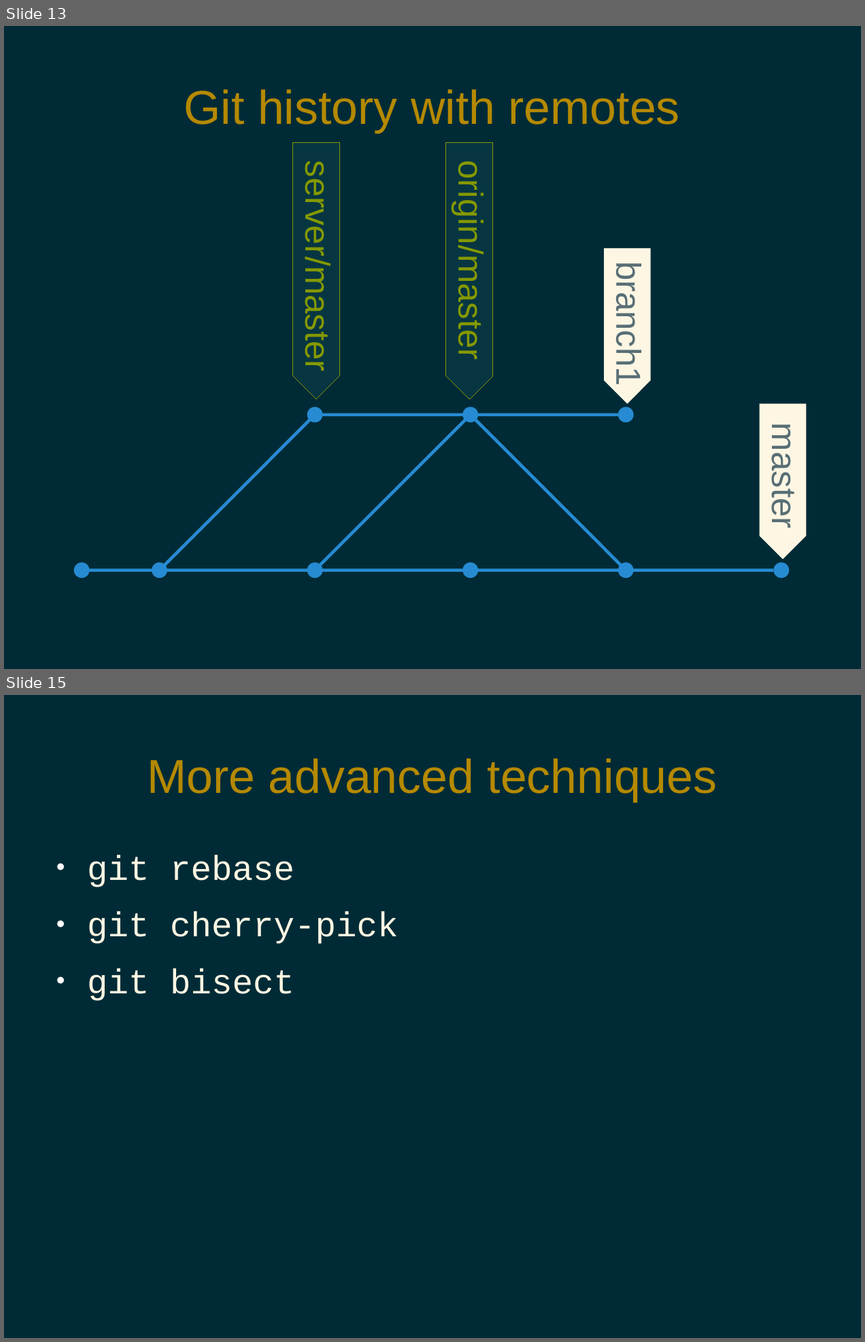
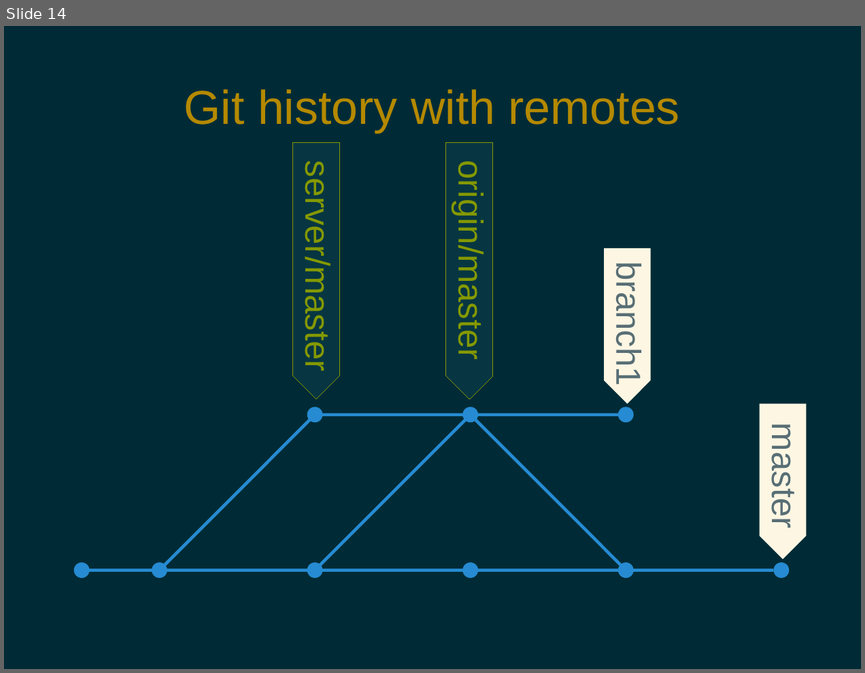
Before and after one commit to pdg137/gitpres, a slide deck: advanced.odp. Shown one above the other, each under a label of ours: slides 13 and 15 before the commit, slide 14 after it; the slides between them are not shown. The pictures are 865x1342 and 865x673 pixels, drawn with LibreOffice and Linux fonts; fonts in the diff are those of the drawing. Boxes give left, top, right and bottom in pixels: in the first picture for what was removed or moved away, otherwise in the second. Text is boxed around its words. In the diff, an @@ line names an element or a change of style, - is before the commit and + after.

```diff
--- a/advanced.odp
+++ b/advanced.odp
@@ slide 15 removed at <box>4,695,861,1338</box>, background #002B36 @@
@@ title removed at <box>147,758,717,802</box> @@
-More advanced techniques
@@ text removed at <box>87,855,398,1001</box> @@
-● git rebase
-● git cherry-pick
-● git bisect
@@ what was slide 13 is now slide 14 @@
```
Also in this commit, not shown: 2 slides changed, 6 slides added.
